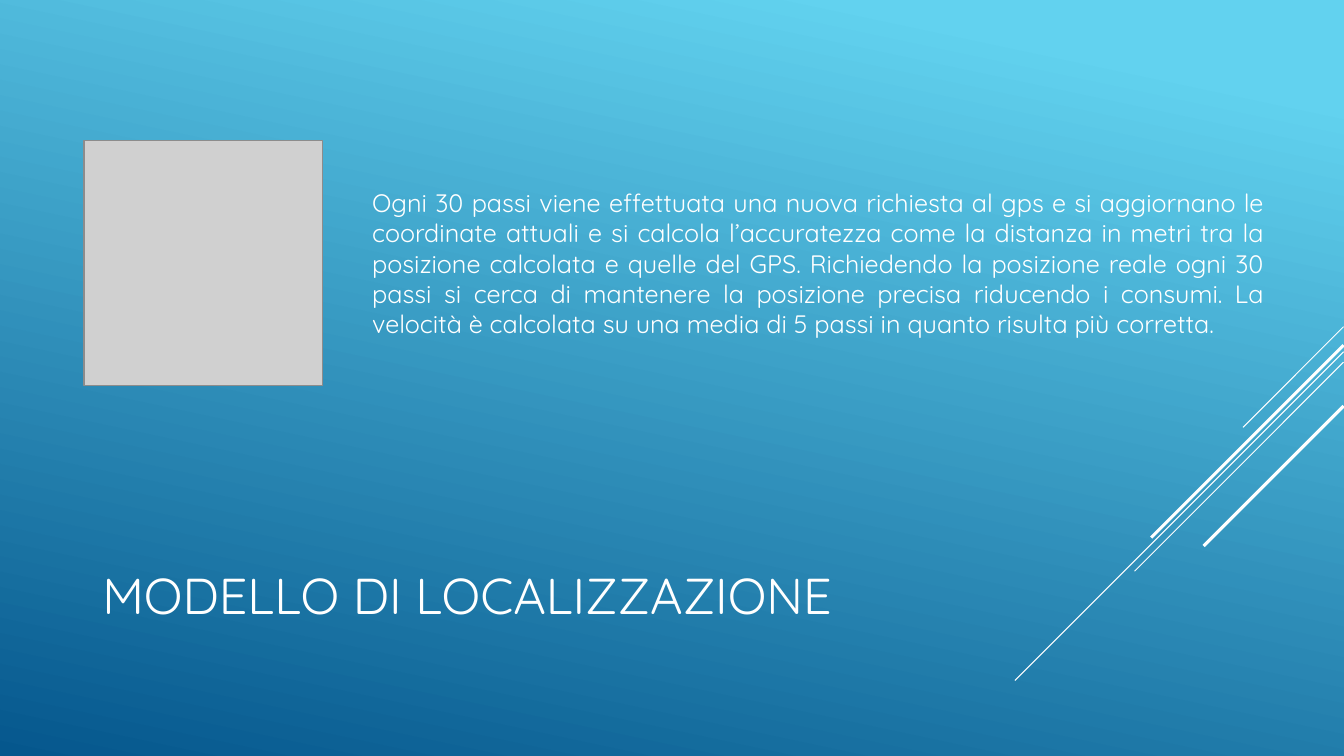
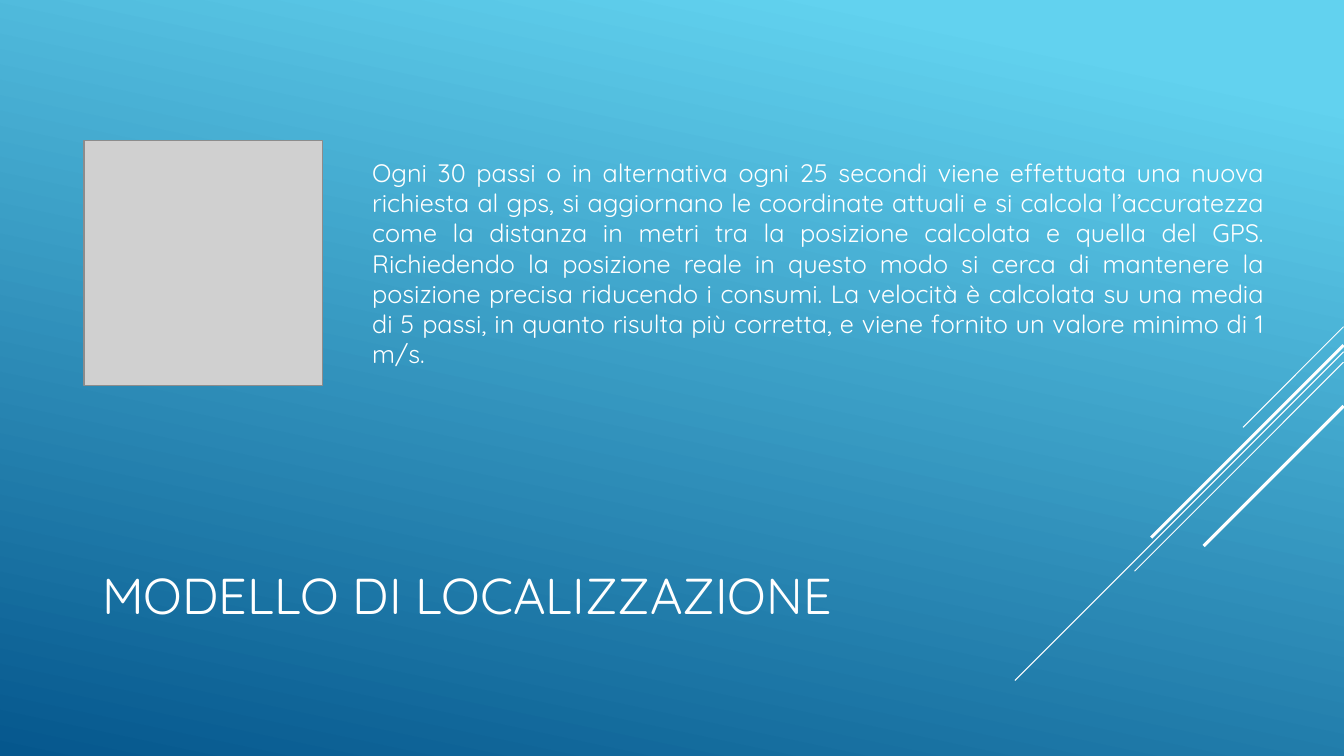
Before and after one commit to Siber93/CarAlertSystem, a slide deck: slide 13 of doc/Vehicles_VS_Humans.pptx. Drawn at 1344x756 pixels with LibreOffice and Linux fonts; fonts in the diff are those of the drawing; grey boxes stand for pictures. Boxes give left, top, right and bottom in pixels: in the first picture for what was removed or moved away, otherwise in the second. Text is boxed around its words. In the diff, an @@ line names an element or a change of style, - is before the commit and + after.

```diff
--- a/doc/Vehicles_VS_Humans.pptx
+++ b/doc/Vehicles_VS_Humans.pptx
@@ text at [372, 163, 1264, 366]: text changed @@
-Ogni 30 passi viene effettuata una nuova richiesta al gps e si aggiornano le coordinate attuali e si calcola l’accuratezza come la distanza in metri tra la posizione calcolata e quelle del GPS. Richiedendo la posizione reale ogni 30 passi si cerca di mantenere la posizione precisa riducendo i consumi. La velocità è calcolata su una media di 5 passi in quanto risulta più corretta.
+Ogni 30 passi o in alternativa ogni 25 secondi viene effettuata una nuova richiesta al gps, si aggiornano le coordinate attuali e si calcola l’accuratezza come la distanza in metri tra la posizione calcolata e quella del GPS. Richiedendo la posizione reale in questo modo si cerca di mantenere la posizione precisa riducendo i consumi. La velocità è calcolata su una media di 5 passi, in quanto risulta più corretta, e viene fornito un valore minimo di 1 m/s.
```
Also in this commit, not shown: 4 other slides changed, 1 slide added, 2 slides removed, 1 other file.
